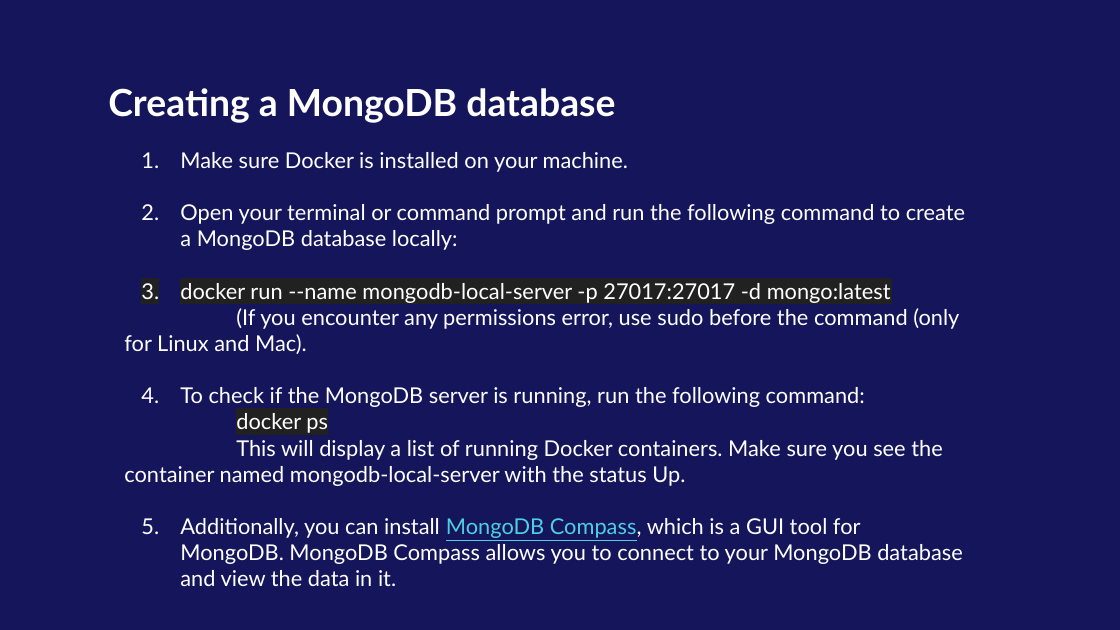
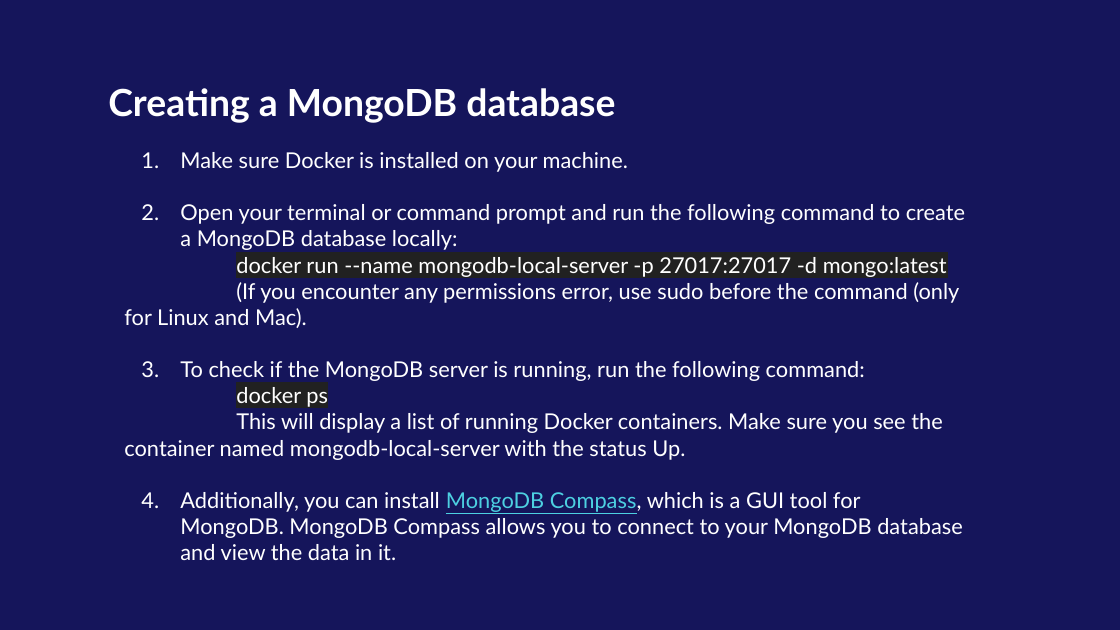
Before and after one commit to kaiz16/onsite-backend-development, a slide deck: slide 12 of Week-1/Day-3/Backend - Day 3 - Introduction to Databases (NoSQL).pptx. Drawn at 1120x630 pixels with LibreOffice and Linux fonts; fonts in the diff are those of the drawing; background and template pictures are left out. Boxes give left, top, right and bottom in pixels: in the first picture for what was removed or moved away, otherwise in the second. Text is boxed around its words. In the diff, an @@ line names an element or a change of style, - is before the commit and + after.

```diff
--- a/Week-1/Day-3/Backend - Day 3 - Introduction to Databases (NoSQL).pptx
+++ b/Week-1/Day-3/Backend - Day 3 - Introduction to Databases (NoSQL).pptx
@@ title at box(236, 257, 947, 277): bullet 1. to none @@
```
Also in this commit, not shown: 2 other slides changed, 2 slides added, 3 other files.
